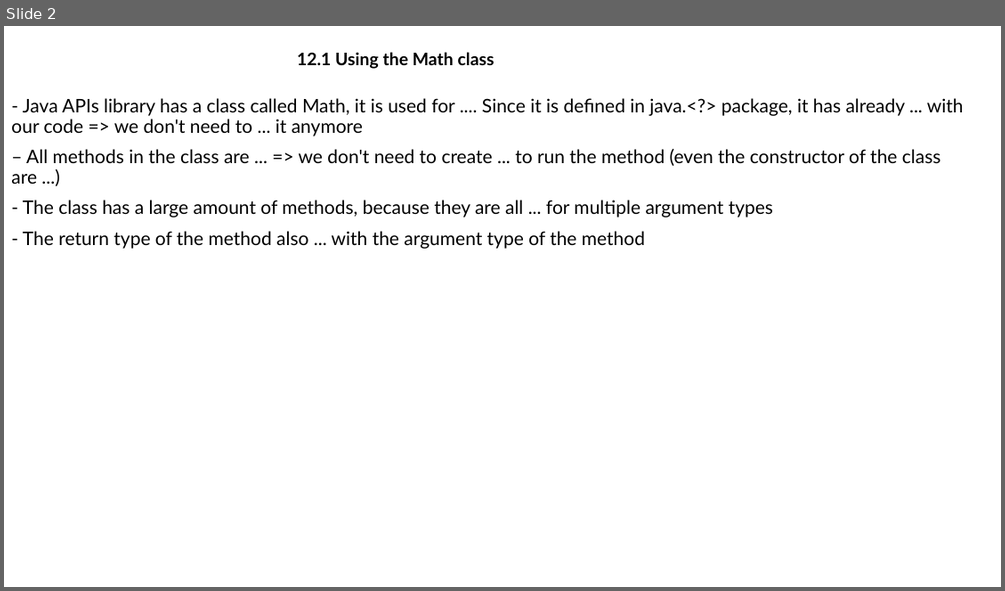
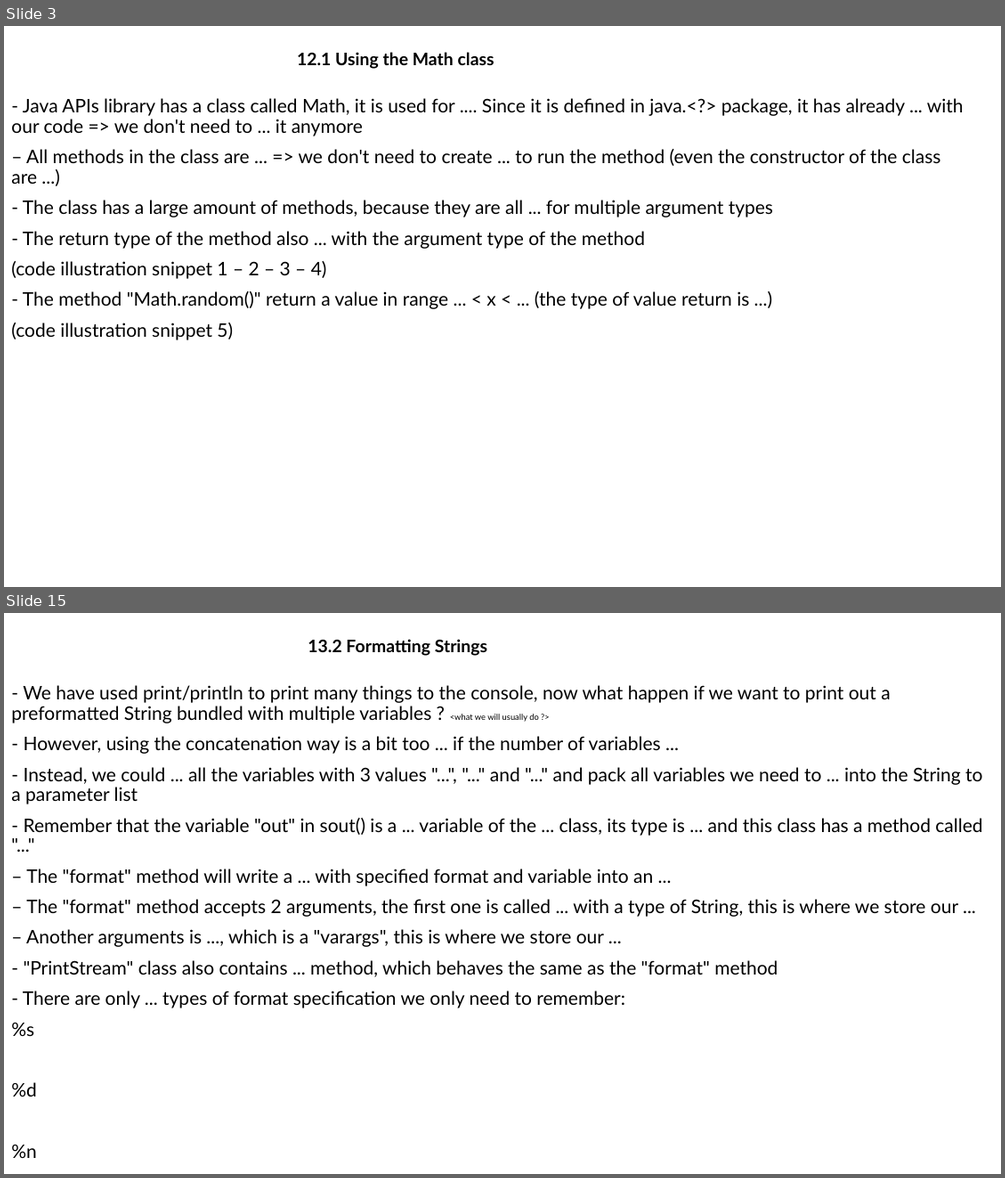
Before and after one commit to MaiDinhVinh/CS-Java, a slide deck: Java SE 8 Teaching Material/Chapter 12 + 13 - Working with Math, Random and String classes/Chapter 12 + 13 - Working with Math, Random and String classes.pptx. Shown one above the other, each under a label of ours: slide 2 before the commit, slides 3 and 15 after it; the slides between them are not shown. The pictures are 1005x591 and 1005x1178 pixels, drawn with LibreOffice and Linux fonts; fonts in the diff are those of the drawing. Boxes give left, top, right and bottom in pixels: in the first picture for what was removed or moved away, otherwise in the second. Text is boxed around its words. In the diff, an @@ line names an element or a change of style, - is before the commit and + after.

```diff
--- a/Java SE 8 Teaching Material/Chapter 12 + 13 - Working with Math, Random and String classes/Chapter 12 + 13 - Working with Math, Random and String classes.pptx
+++ b/Java SE 8 Teaching Material/Chapter 12 + 13 - Working with Math, Random and String classes/Chapter 12 + 13 - Working with Math, Random and String classes.pptx
@@ slide 15 added at <box>4,613,1001,1174</box>, background #FFFFFF @@
@@ subtitle added at <box>307,639,487,656</box>, 16.6 pt, text #000000, bold @@
+13.2 Formatting Strings
@@ text added at <box>11,685,982,1158</box>, 18 pt, text #000000 @@
+- We have used print/println to print many things to the console, now what happen if we want to print out a preformatted String bundled with multiple variables ? <what we will usually do ?>
+- However, using the concatenation way is a bit too ... if the number of variables ...
+- Instead, we could ... all the variables with 3 values "...", "..." and "..." and pack all variables we need to ... into the String to a parameter list
+- Remember that the variable "out" in sout() is a ... variable of the ... class, its type is ... and this class has a method called "..."
+– The "format" method will write a ... with specified format and variable into an ...
+– The "format" method accepts 2 arguments, the first one is called ... with a type of String, this is where we store our ...
+– Another arguments is ..., which is a "varargs", this is where we store our ...
+- "PrintStream" class also contains ... method, which behaves the same as the "format" method
+- There are only ... types of format specification we only need to remember:
+%s
+%d
+%n
@@ what was slide 2 is now slide 3 @@
@@ slide 3 changed as well @@
@@ text at <box>11,261,749,340</box>: paragraphs added @@
+(code illustration snippet 1 – 2 – 3 – 4)
+- The method "Math.random()" return a value in range ... < x < ... (the type of value return is ...)
+(code illustration snippet 5)
```
Also in this commit, not shown: 13 other slides added.
